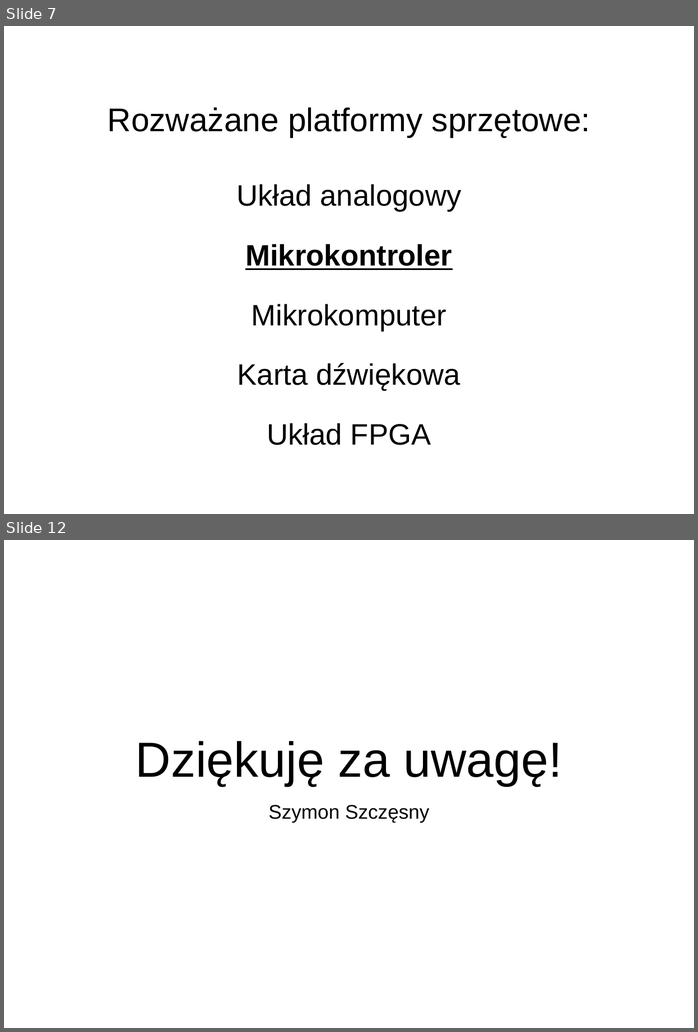
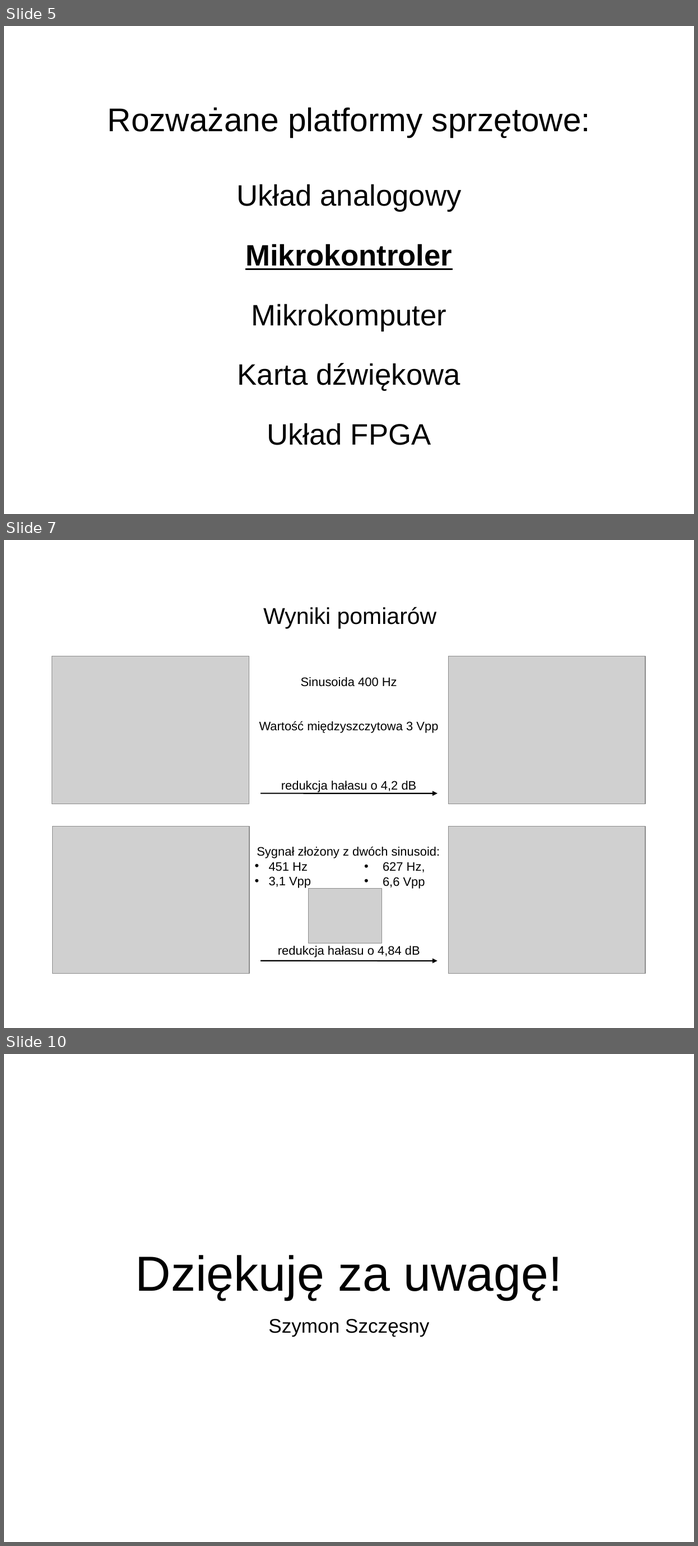
Before and after one commit to Stchena/ANC-Thesis, a slide deck: Assets/prezentacja_prototyp_ukladu_aktywnej_redukcji_poziomu_halasu.ppt. Shown one above the other, each under a label of ours: slides 7 and 12 before the commit, slides 5, 7 and 10 after it; the slides between them are not shown. The pictures are 698x1032 and 698x1546 pixels, drawn with LibreOffice and Linux fonts; fonts in the diff are those of the drawing; grey boxes stand for pictures; background and template pictures are left out. Boxes give left, top, right and bottom in pixels: in the first picture for what was removed or moved away, otherwise in the second. Text is boxed around its words. In the diff, an @@ line names an element or a change of style, - is before the commit and + after.

```diff
--- a/Assets/prezentacja_prototyp_ukladu_aktywnej_redukcji_poziomu_halasu.ppt
+++ b/Assets/prezentacja_prototyp_ukladu_aktywnej_redukcji_poziomu_halasu.ppt
@@ slide 7 added at (x1=4, y1=540, x2=694, y2=1028), background picture (left out) @@
@@ title added at (x1=263, y1=607, x2=437, y2=628), 28 pt, text #000000 @@
+Wyniki pomiarów
@@ picture added at (x1=52, y1=656, x2=249, y2=804) @@
@@ picture added at (x1=448, y1=656, x2=645, y2=804) @@
@@ text added at (x1=259, y1=677, x2=438, y2=793), 15 pt, text #000000 @@
+Sinusoida 400 Hz
+Wartość międzyszczytowa 3 Vpp
+redukcja hałasu o 4,2 dB
@@ arrow added from (260, 794) to (437, 794), #000000 1.5 pt @@
@@ picture added at (x1=52, y1=826, x2=249, y2=973) @@
@@ picture added at (x1=448, y1=826, x2=645, y2=973) @@
@@ text added at (x1=257, y1=846, x2=440, y2=889), 15 pt, text #000000 @@
+Sygnał złożony z dwóch sinusoid:
+• 451 Hz
+• 3,1 Vpp
@@ text added at (x1=383, y1=862, x2=425, y2=889), 15 pt, text #000000 @@
+• 627 Hz,
+• 6,6 Vpp
@@ picture added at (x1=309, y1=888, x2=382, y2=943) @@
@@ text added at (x1=278, y1=946, x2=420, y2=958), 15 pt, text #000000 @@
+redukcja hałasu o 4,84 dB
@@ arrow added from (260, 961) to (437, 961), #000000 1.5 pt @@
@@ what was slide 7 is now slide 5 @@
@@ what was slide 12 is now slide 10 @@
```
Also in this commit, not shown: 3 slides changed, 4 other slides added, 7 slides removed, 4 other files.
